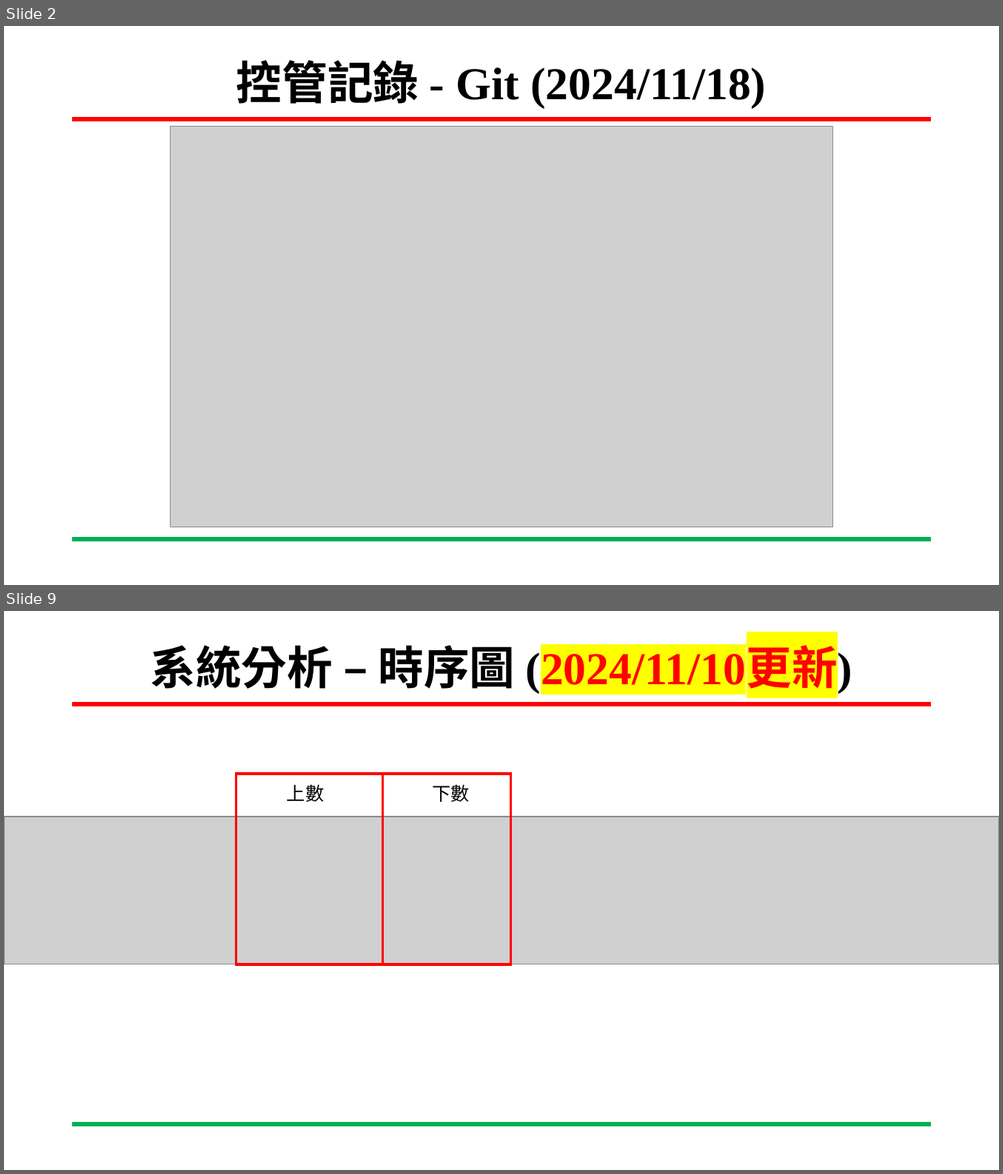
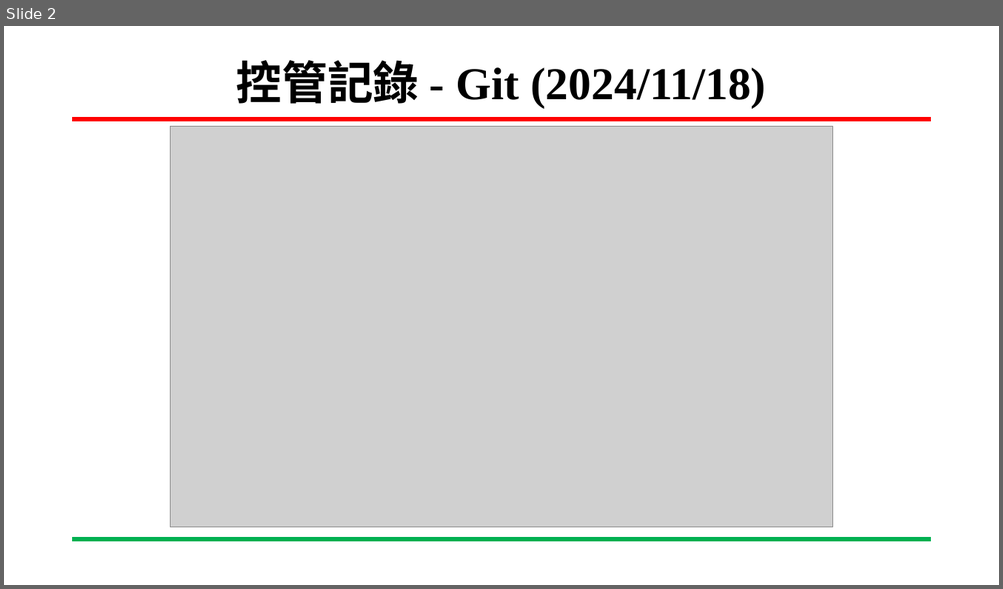
Before and after one commit to wsy0331/SOC-Lab, a slide deck: 專案進度報告_吳紹郁_20241213.pptx. Shown one above the other, each under a label of ours: slides 2 and 9 before the commit, slide 2 after it; the slides between them are not shown. The pictures are 1003x1174 and 1003x589 pixels, drawn with LibreOffice and Linux fonts; fonts in the diff are those of the drawing; grey boxes stand for pictures; background and template pictures are left out. Boxes give left, top, right and bottom in pixels: in the first picture for what was removed or moved away, otherwise in the second. Text is boxed around its words. In the diff, an @@ line names an element or a change of style, - is before the commit and + after.

```diff
--- a/專案進度報告_吳紹郁_20241213.pptx
+++ b/專案進度報告_吳紹郁_20241213.pptx
@@ slide 9 removed at (x1=4, y1=611, x2=999, y2=1170), background #FFFFFF; not listed: 2 template elements that a slide beside it also shows @@
@@ title removed at (x1=151, y1=645, x2=853, y2=693) @@
-系統分析 – 時序圖 (2024/11/10更新)
@@ rectangle removed at (x1=236, y1=774, x2=383, y2=965) @@
@@ text removed at (x1=287, y1=784, x2=324, y2=802) @@
-上數
@@ rectangle removed at (x1=383, y1=774, x2=511, y2=965) @@
@@ text removed at (x1=432, y1=784, x2=469, y2=802) @@
-下數
@@ picture removed at (x1=4, y1=817, x2=999, y2=965) @@
```
Also in this commit, not shown: 12 slides changed, 2 slides added, 6 other slides removed.
